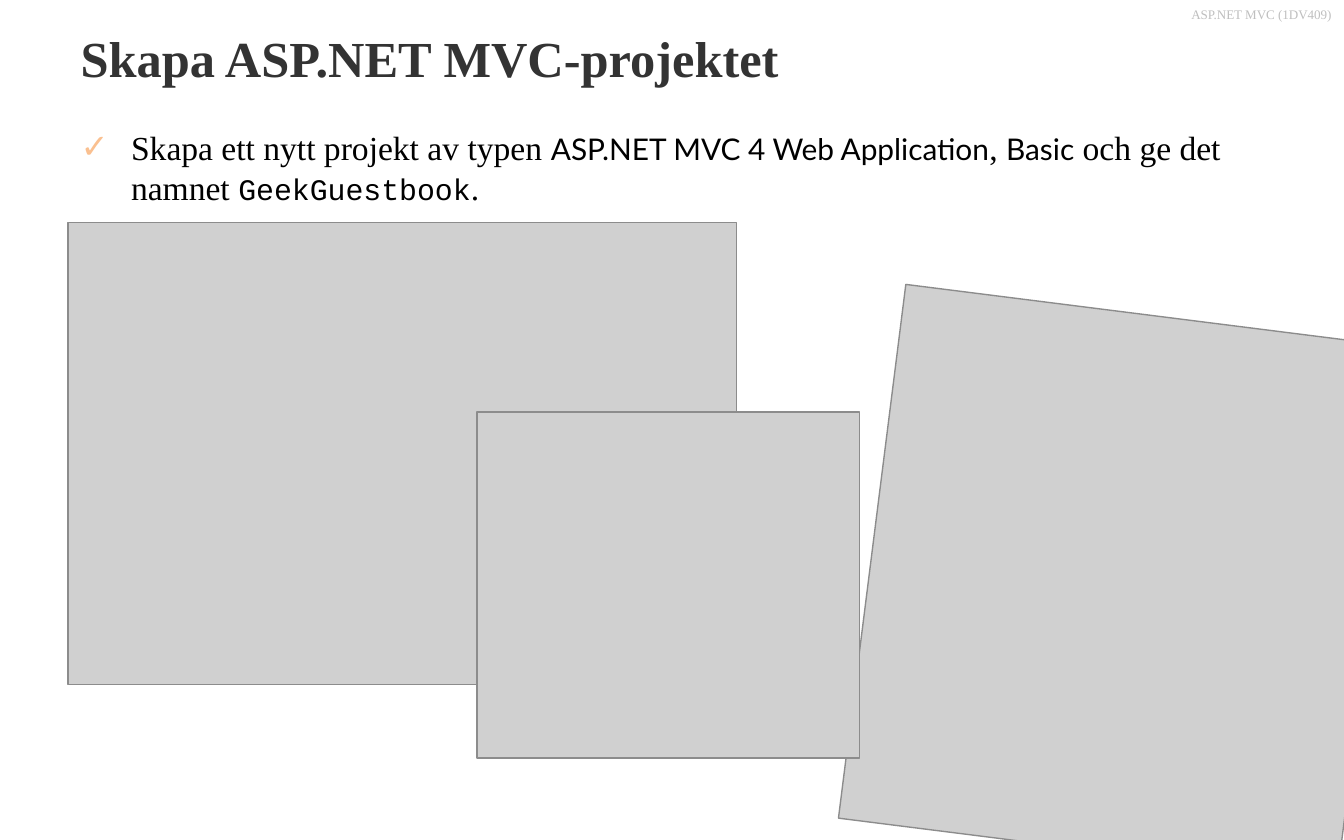
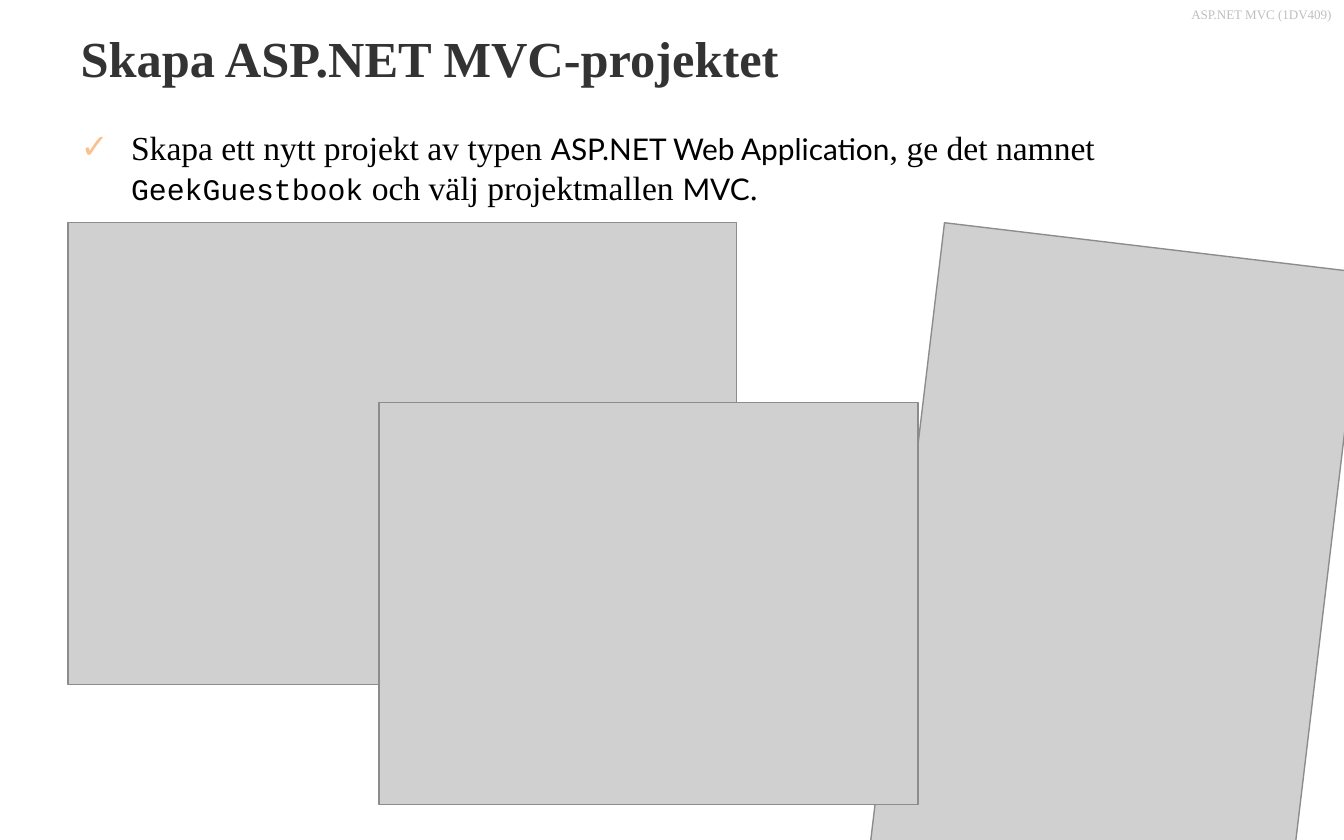
Before and after one commit to 1dv409/kursmaterial, a slide deck: slide 6 of Presentationsmaterial/Dokument/1.2 Enkel gästbok 1.0.pptx. Drawn at 1344x840 pixels with LibreOffice and Linux fonts; fonts in the diff are those of the drawing; grey boxes stand for pictures; background and template pictures are left out. Boxes give left, top, right and bottom in pixels: in the first picture for what was removed or moved away, otherwise in the second. Text is boxed around its words. In the diff, an @@ line names an element or a change of style, - is before the commit and + after.

```diff
--- a/Presentationsmaterial/Dokument/1.2 Enkel gästbok 1.0.pptx
+++ b/Presentationsmaterial/Dokument/1.2 Enkel gästbok 1.0.pptx
@@ text at box(131, 136, 1095, 207): text changed; size 16 to 18 pt @@
-✓ Skapa ett nytt projekt av typen ASP.NET MVC 4 Web Application, Basic och ge det namnet GeekGuestbook.
+✓ Skapa ett nytt projekt av typen ASP.NET Web Application, ge det namnet GeekGuestbook och välj projektmallen MVC.
@@ picture: place and size @@
-picture at box(838, 284, 1344, 840)
+picture at box(870, 223, 1344, 840)
@@ picture: place and size @@
-picture at box(477, 413, 860, 758)
+picture at box(379, 402, 918, 804)
@@ page number removed at box(1120, 810, 1344, 840) @@
-6 (17)
```
Also in this commit, not shown: 15 other slides changed, 1 other file.
